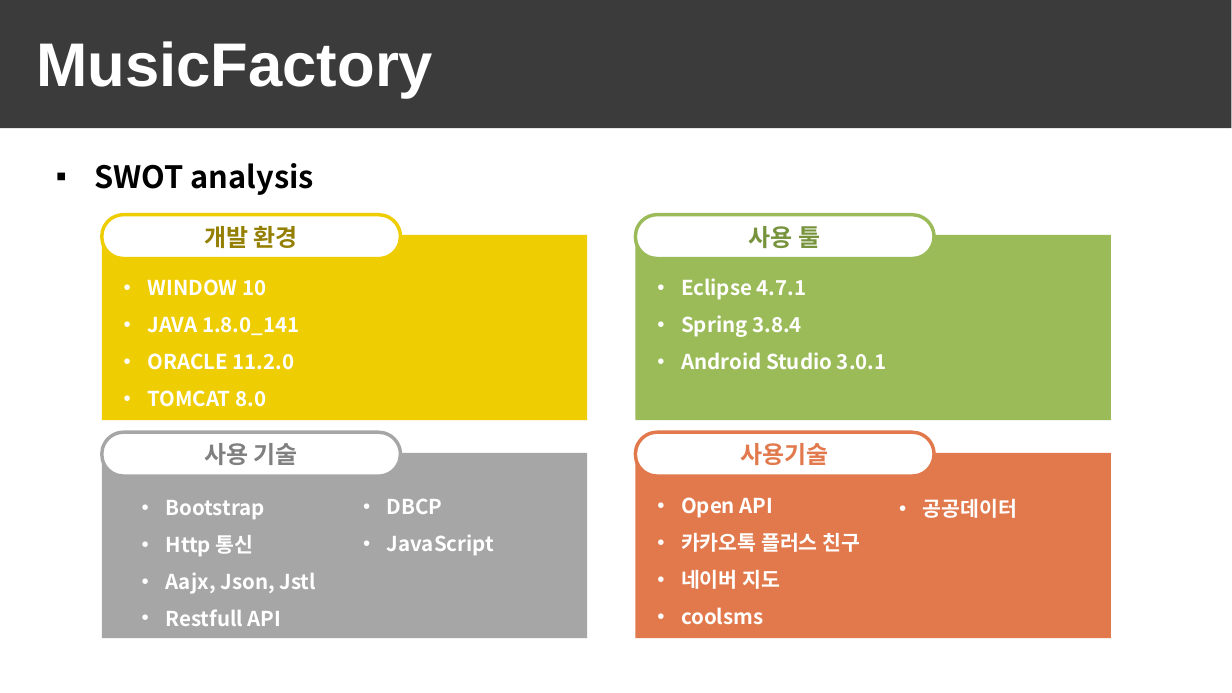
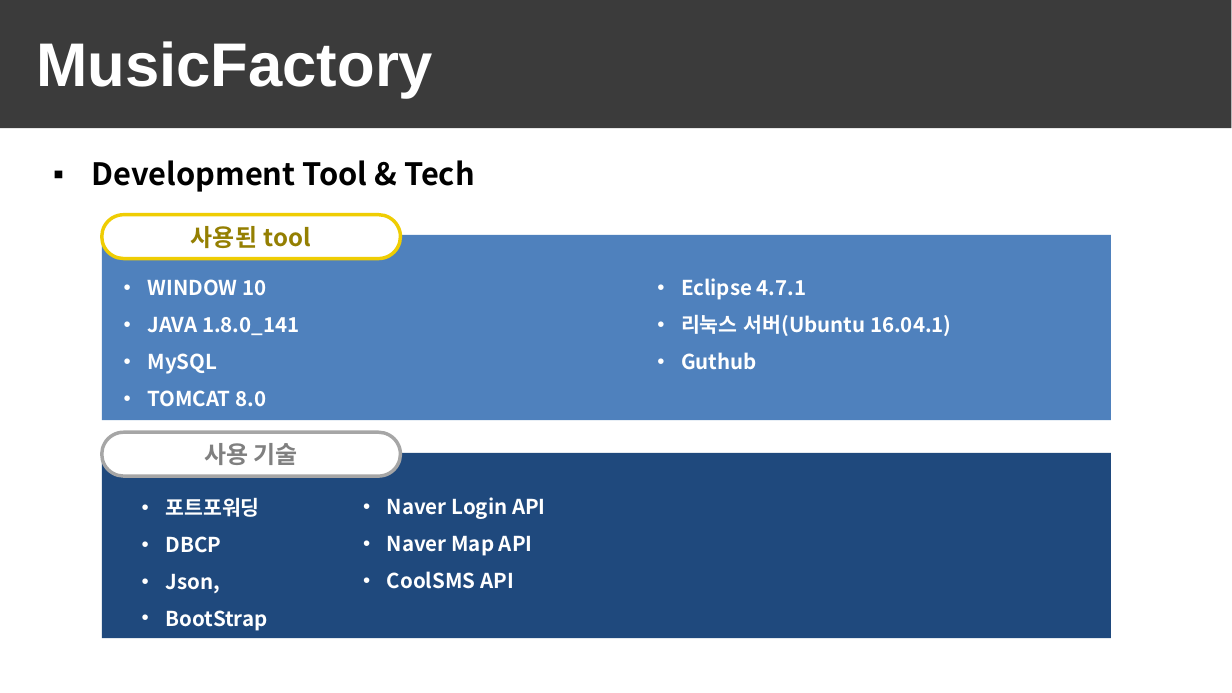
Before and after one commit to zozokjs/webapps, a slide deck: slide 3 of MusicFactory.pptx. Drawn at 1232x693 pixels with LibreOffice and Linux fonts; fonts in the diff are those of the drawing. Boxes give left, top, right and bottom in pixels: in the first picture for what was removed or moved away, otherwise in the second. Text is boxed around its words. In the diff, an @@ line names an element or a change of style, - is before the commit and + after.

```diff
--- a/MusicFactory.pptx
+++ b/MusicFactory.pptx
@@ text at [92,160,475,192]: text changed @@
-▪ SWOT analysis
+▪ Development Tool & Tech
@@ rectangle: place and size @@
-rectangle at [102,235,588,420]
+rectangle at [102,235,1111,420]
@@ rectangle at [102,235,1111,420]: fill #EFCD03 to #4F81BD @@
@@ text in rounded rectangle at [191,226,311,248]: text changed @@
-개발 환경
+사용된 tool
@@ rectangle removed at [636,235,1111,420] @@
@@ rounded rectangle removed at [636,214,934,259] @@
-사용 툴
@@ text at [681,315,952,370]: text changed @@
-• Spring 3.8.4
-• Android Studio 3.0.1
+• 리눅스 서버(Ubuntu 16.04.1)
+• Guthub
@@ text at [148,353,218,374]: text changed @@
-• ORACLE 11.2.0
+• MySQL
@@ rounded rectangle removed at [636,432,934,477] @@
-사용기술
@@ rectangle: place and size @@
-rectangle at [102,453,588,638]
+rectangle at [102,453,1111,638]
@@ rectangle at [102,453,1111,638]: fill #A6A6A6 to #1F497D @@
@@ rectangle removed at [636,453,1111,638] @@
@@ text at [165,497,267,631]: text changed @@
-• Bootstrap
-• Http 통신
-• Aajx, Json, Jstl
-• Restfull API
+• 포트포워딩
+• DBCP
+• Json,
+• BootStrap
@@ text at [387,497,546,589]: text changed @@
-• DBCP
-• JavaScript
+• Naver Login API
+• Naver Map API
+• CoolSMS API
@@ text removed at [681,497,860,625] @@
-• Open API
-• 카카오톡 플러스 친구
-• 네이버 지도
-• coolsms
@@ text removed at [923,499,1017,518] @@
-• 공공데이터
```
Also in this commit, not shown: 9 other slides changed, 1 slide added, 3 slides removed.
